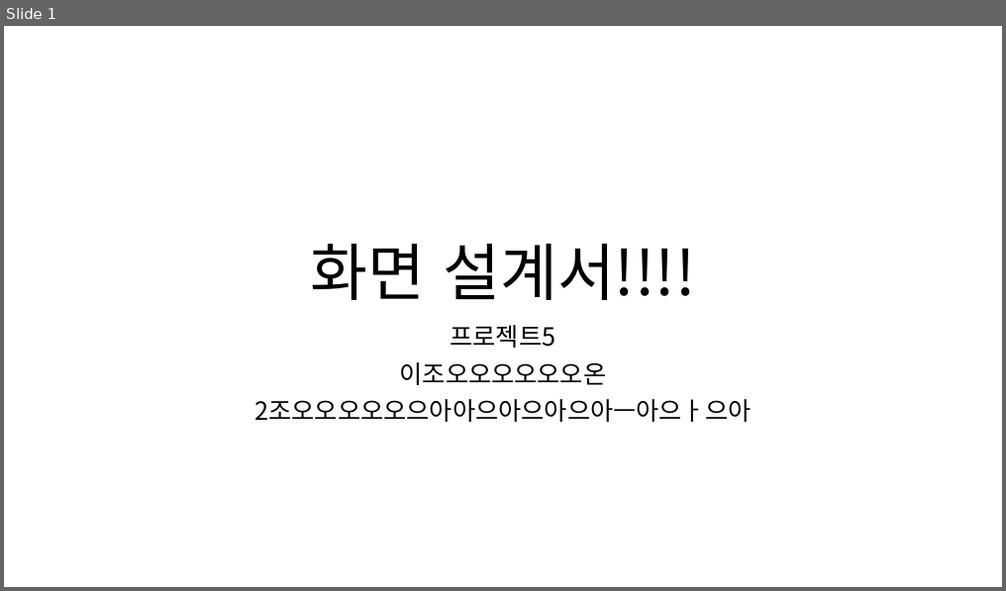
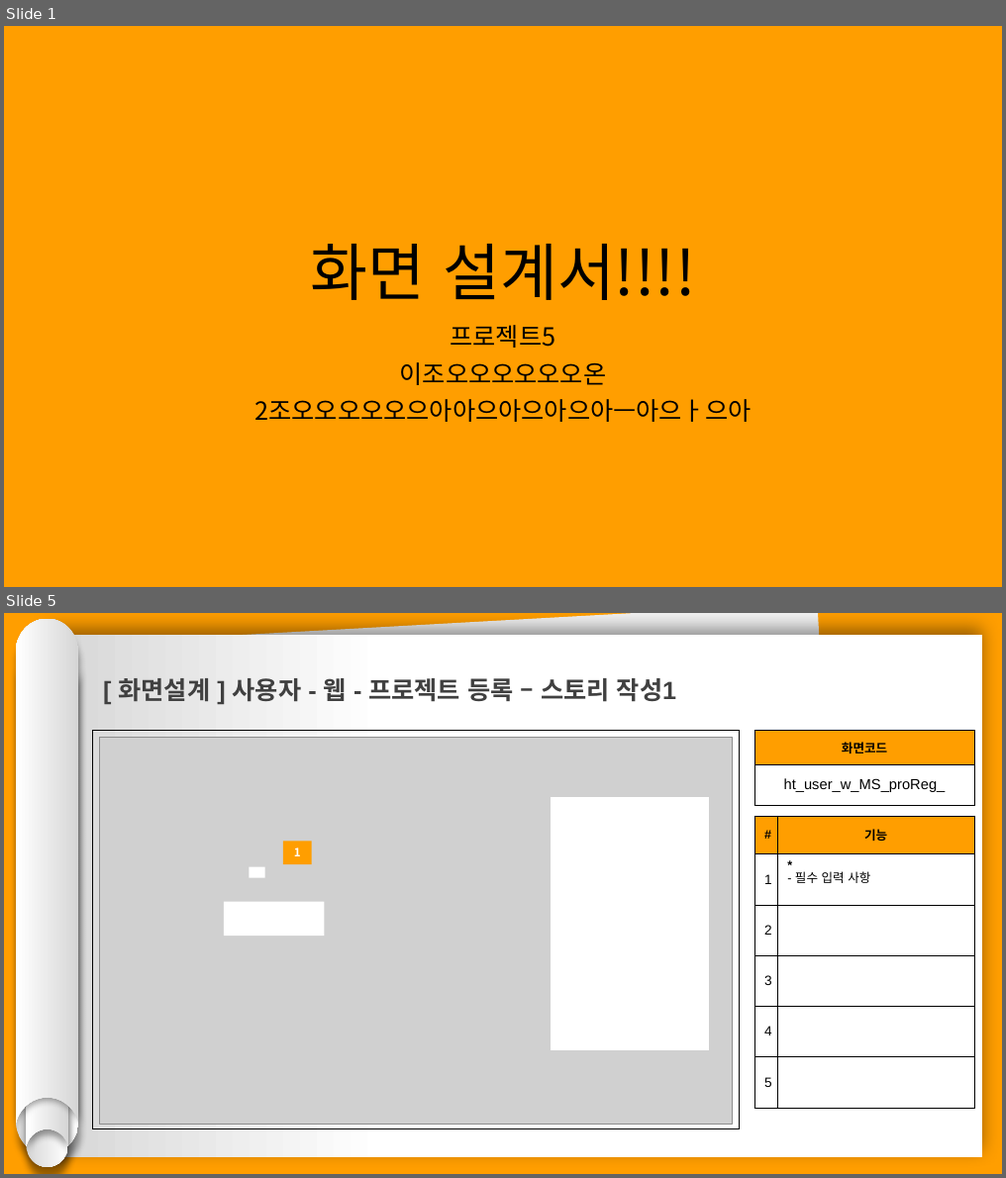
Before and after one commit to hhsw07/ezen-academy-projects, a slide deck: 0 발표용 파워포인트/0508 1차발표/0508 project06 - 파워포인트 - 현태.pptx. Shown one above the other, each under a label of ours: slide 1 before the commit, slides 1 and 5 after it; the slides between them are not shown. The pictures are 1006x591 and 1006x1178 pixels, drawn with LibreOffice and Linux fonts; fonts in the diff are those of the drawing; grey boxes stand for pictures. Boxes give left, top, right and bottom in pixels: in the first picture for what was removed or moved away, otherwise in the second. Text is boxed around its words. In the diff, an @@ line names an element or a change of style, - is before the commit and + after.

```diff
--- a/0 발표용 파워포인트/0508 1차발표/0508 project06 - 파워포인트 - 현태.pptx
+++ b/0 발표용 파워포인트/0508 1차발표/0508 project06 - 파워포인트 - 현태.pptx
@@ slide 5 added at box(4, 613, 1002, 1174), background #FF9E00 @@
@@ group added at box(16, 619, 79, 1167): 4 freeform shapes @@
@@ rectangle added at box(48, 635, 983, 1158), fill gradient #FFFFFF to #D7D7D7 @@
@@ rectangle added at box(58, 613, 846, 1154), fill #F2F2F2 @@
@@ text added at box(119, 678, 676, 702), 24 pt, text #404040, bold @@
+[ 화면설계 ] 사용자 - 웹 - 프로젝트 등록 – 스토리 작성1
@@ rectangle added at box(92, 731, 739, 1130), outline #000000 0.75 pt @@
@@ table added at box(754, 731, 975, 805), 2 rows, 1 columns @@
+화면코드
+ht_user_w_MS_proReg_
@@ picture added at box(100, 738, 733, 1124) @@
@@ rectangle added at box(551, 797, 709, 1050), fill #FFFFFF, outline #FFFFFF 1 pt @@
@@ table added at box(754, 816, 975, 1108), 6 rows, 2 columns @@
+# | 기능
+1 | * / - 필수 입력 사항
+2 | 
+3 | 
+4 | 
+5 | 
@@ rectangle added at box(283, 842, 312, 865), fill #FF9E00, 11 pt, text #FFFFFF, bold @@
+1
@@ rectangle added at box(249, 866, 265, 878), fill #FFFFFF @@
@@ rectangle added at box(224, 902, 325, 937), fill #FFFFFF @@
@@ slide 1 changed as well @@
@@ background #FFFFFF to #FF9E00 @@
```
Also in this commit, not shown: 11 other slides added.
